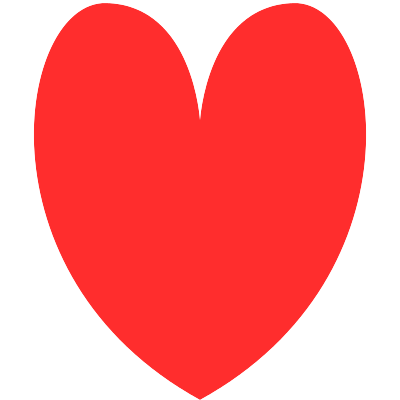
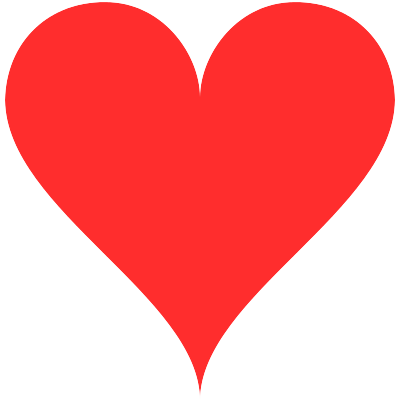
Revision of a layered 400×400 image; what changed, layer by layer:
renamed "Layer copy" to "Layer copy #1", painted on it over [5, 2, 200, 400]
painted on "Layer" over [200, 2, 395, 400]
